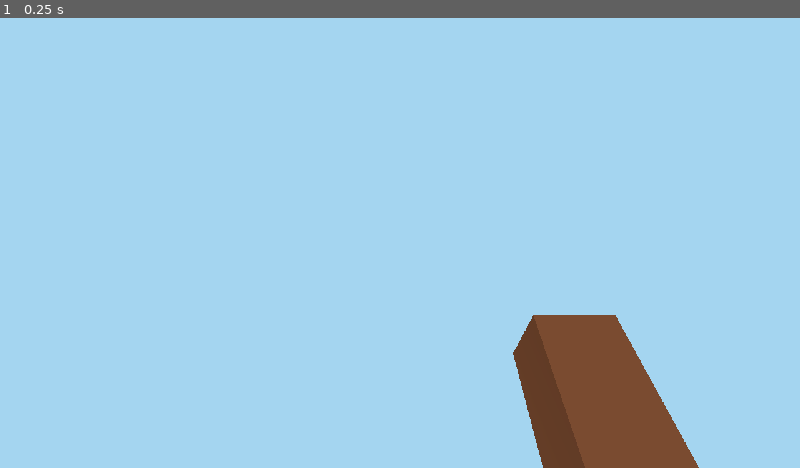
Above: before the commit, frame 1.
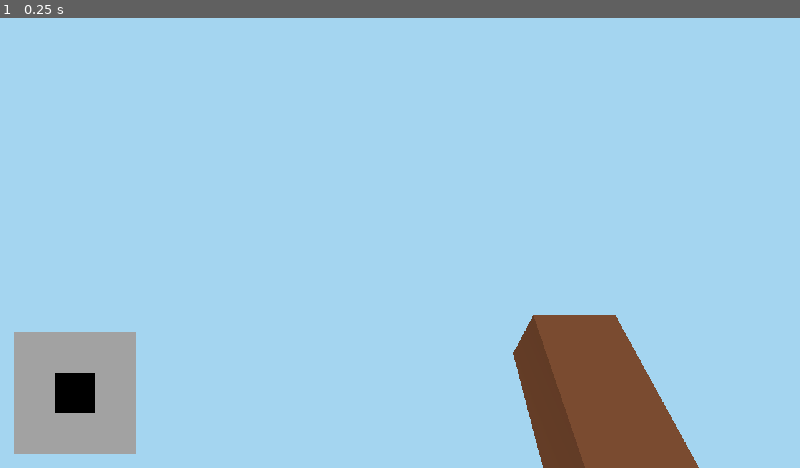
Above: after the commit, the same moment.

Repository: MilanFIN/Prototype-world
Game: Godot game, scene res://Game.tscn
Two runs of this game, one before a commit and one after it. Both use one fixed random seed, a clock stepped at 60 frames per second and the inputs below.
Inputs:
- Up to frame 1 (0.25 s): no input

The runs differ from the first frame. In frame 1, 4.1% of the frame differs, in the area x 1-17%, y 69-97%.

Commit message:
first implementation for virtual joystick

Diff:
--- a/Game.tscn
+++ b/Game.tscn
@@ -1,9 +1,11 @@
-[gd_scene load_steps=5 format=2]
+[gd_scene load_steps=7 format=2]
 
 [ext_resource path="res://Assets/Player/Player.tscn" type="PackedScene" id=1]
 [ext_resource path="res://Assets/Terrain/Terrain.tscn" type="PackedScene" id=2]
 [ext_resource path="res://Scripts/Game.gd" type="Script" id=3]
 [ext_resource path="res://Assets/Terrain/Animals.tscn" type="PackedScene" id=4]
+[ext_resource path="res://Hud/joy.png" type="Texture" id=5]
+[ext_resource path="res://Hud/base.png" type="Texture" id=6]
 
 [node name="Game" type="Node"]
 script = ExtResource( 3 )
@@ -17,3 +19,13 @@
 [node name="Animals" parent="." instance=ExtResource( 4 )]
 
 [node name="Terrain" parent="." instance=ExtResource( 2 )]
+
+[node name="Hud" type="CanvasLayer" parent="."]
+
+[node name="Base" type="Sprite" parent="Hud"]
+position = Vector2( 120, 600 )
+texture = ExtResource( 6 )
+
+[node name="Stick" type="Sprite" parent="Hud"]
+position = Vector2( 120, 600 )
+texture = ExtResource( 5 )
--- a/Scripts/Game.gd
+++ b/Scripts/Game.gd
@@ -8,17 +8,45 @@
 """
 
 
+onready var player = $Player
+
+onready var base = $Hud/Base
+onready var stick = $Hud/Stick
+var stickMoving = false
+const maxStickDelta = 100
+
+var mouseSensitivity = 10
+var touchSensitivity = 50
+
 
 # Called when the node enters the scene tree for the first time.
 func _ready() -> void:
 	pass # Replace with function body.
 
 func _process(delta: float) -> void:
-	var playerPos = get_node("Player").translation
+	var playerPos = player.translation
 
 	get_node("Terrain").check(playerPos)
 	get_node("Animals").check(playerPos)
-
-
 	#if (delta >= 0.017):
 	#	print("SLOW!: ", delta)
+	if (not stickMoving):
+		stick.position = base.position
+
+	stickMoving = false
+
+func _input(event: InputEvent) -> void:
+
+	if event is InputEventScreenTouch or event is InputEventScreenDrag:
+		if ((event.position - base.position).length() < maxStickDelta):
+			stickMoving = true
+			stick.position = event.position
+			var moveVector = (event.position - base.position) / maxStickDelta
+			player.setMoveVector(moveVector)
+
+		elif (event is InputEventScreenDrag):
+			var mouseDelta = event.relative * touchSensitivity
+			player.setMouseDelta(mouseDelta)
+	if event is InputEventMouseMotion:
+		var mouseDelta = event.relative * mouseSensitivity
+		player.setMouseDelta(mouseDelta)
--- a/Scripts/Player.gd
+++ b/Scripts/Player.gd
@@ -15,6 +15,7 @@
 const moveSpeed = 20
 const gravity = 9.8
 var mouseDelta = Vector2()
+var moveVector = Vector2()
 const sensitivity = 10
 
 const minLookAngle = -90
@@ -38,9 +39,11 @@
 
 
 # recording mouse movements
-func _input(event):
-	if event is InputEventMouseMotion:
-		mouseDelta = event.relative
+func setMouseDelta(mD):
+	mouseDelta = mD
+
+func setMoveVector(mV):
+	moveVector = mV
 
 func melee():
 	if (Input.is_action_just_pressed("AttackRight")):
@@ -56,14 +59,12 @@
 
 func _physics_process(delta: float) -> void:
 
-
-
 	#MOUSE MOVEMENT
 	#vertical rotates camera
-	camera.rotation_degrees.x -= mouseDelta.y * sensitivity * delta
+	camera.rotation_degrees.x -= mouseDelta.y * delta
 	camera.rotation_degrees.x = clamp(camera.rotation_degrees.x, minLookAngle, maxLookAngle)
 	#horizontal rotates entire player
-	rotation_degrees.y -= mouseDelta.x * sensitivity * delta
+	rotation_degrees.y -= mouseDelta.x * delta
 	mouseDelta = Vector2()
 
 
@@ -82,18 +83,22 @@
 
 
 	#movement
-	var input = Vector3(0,0,0)
+	var input = Vector2.ZERO
+
+	if (moveVector != Vector2.ZERO):
+		input = moveVector
+	else:
+		if Input.is_action_pressed("forward"):
+			input.y -= 1
+		if Input.is_action_pressed("back"):
+			input.y += 1
+		if Input.is_action_pressed("left"):
+			input.x -= 1
+		if Input.is_action_pressed("right"):
+			input.x += 1
+
 
 	var jump = false
-
-	if Input.is_action_pressed("forward"):
-		input.y -= 1
-	if Input.is_action_pressed("back"):
-		input.y += 1
-	if Input.is_action_pressed("left"):
-		input.x -= 1
-	if Input.is_action_pressed("right"):
-		input.x += 1
 	if Input.is_action_pressed("jump"):
 		jump = true
 
@@ -123,3 +128,5 @@
 	var movement = velocity + gravityVec
 
 	move_and_slide_with_snap(movement, snap, Vector3.UP)
+
+	moveVector = Vector2.ZERO
--- a/project.godot
+++ b/project.godot
@@ -54,6 +54,10 @@
  ]
 }
 
+[input_devices]
+
+pointing/emulate_mouse_from_touch=false
+
 [physics]
 
 common/enable_pause_aware_picking=true
Binary file added: Hud/base.png
Not shown, added: Hud/base.png.import
Binary file added: Hud/joy.png
Not shown, added: Hud/joy.png.import
